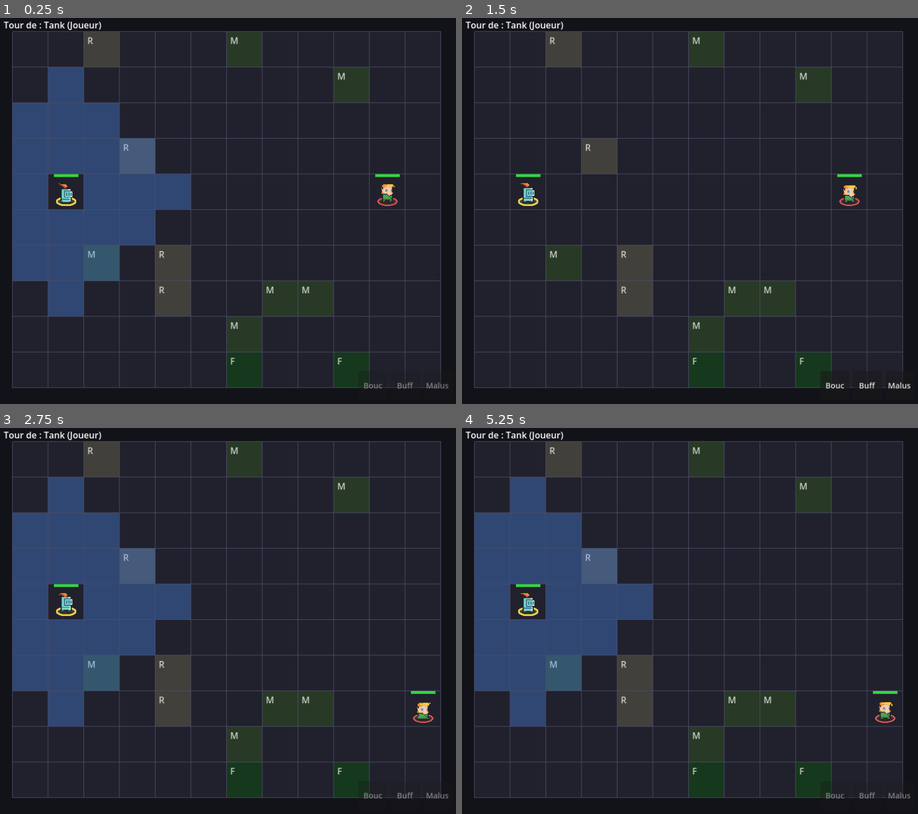
Above: before the commit, frames 1-4 (two rows, left to right).
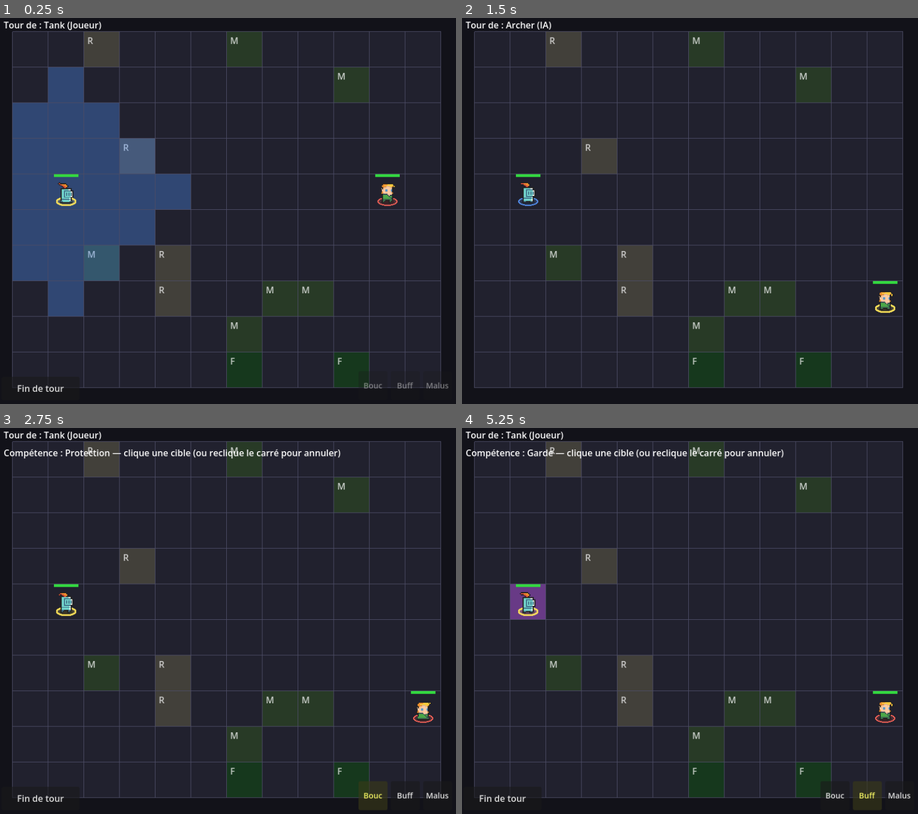
Above: after the commit, the same moments.

Repository: bodji27200-web/mon-jeux-video-
Game: Godot game, scene res://Main.tscn
Two runs of this game, one before a commit and one after it. Both use one fixed random seed, a clock stepped at 60 frames per second and the inputs below. This scene is started directly instead of the project's main scene.
Inputs (mouse positions are in pixels of both pictures, inside the frame that each line leads up to):
- Up to frame 1 (0.25 s): no input
- Up to frame 2 (1.5 s): click (503, 388) at 0.5 s, where only the run after the commit has a clickable "Fin de tour"; tap Enter (ui_accept) at 1.25 s; move the mouse to (790, 191) at 1.27 s; click (790, 191) at 1.42 s
- Up to frame 3 (2.75 s): tap Enter (ui_accept) at 1.52 s; click (373, 794) at 2 s, where only the run after the commit has a clickable "Bouc"
- Up to frame 4 (5.25 s): click (867, 794) at 2.75 s, where only the run after the commit has a clickable "Buff"; click (899, 794) at 3.5 s, where only the run after the commit has a clickable "Malus"; click (835, 794) at 4.25 s, where only the run after the commit has a clickable "Bouc"; click (867, 794) at 5 s, where only the run after the commit has a clickable "Buff"

The runs differ from the first frame. In frame 1, 0.6% of the frame differs, in the area x 2-19%, y 40-97%; in frame 2, 0.7%; in frame 3, 15%; in frame 4, 15%, in the area x 0-99%, y 5-97%.

Commit message:
Confort UI + correctifs IA : fin de tour, cooldowns affichés, stats de fin, terrain au survol, durée des buffs, purification/parade IA

Diff:
--- a/AI.gd
+++ b/AI.gd
@@ -107,6 +107,8 @@
 		var s := -float(e.hp)
 		if float(e.hp) <= est:
 			s += 500.0                    # achevable ce tour-ci
+		if _has_buff(e, "parade"):
+			s -= 180.0                    # cible en parade : la prochaine attaque sera bloquée
 		if e.data.behavior == "heal":
 			s += 60.0                     # tuer le soigneur en priorité
 		elif e.data.behavior == "kite":
@@ -634,8 +636,13 @@
 
 
 static func _removable_count(u: Node) -> int:
+	# Compte les effets négatifs purifiables (aligné sur Unit.purge_debuffs) :
+	# DoT, ralentissement, immobilisation, affaiblissement, vulnérabilité.
 	var n := 0
 	for b in u.buffs:
-		if b.has("dmg_per_turn") or b.has("move_penalty"):
+		if b.has("dmg_per_turn") or b.has("move_penalty") \
+				or b.get("immobilized", false) \
+				or (b.has("dmg_dealt_mult") and float(b.dmg_dealt_mult) < 1.0) \
+				or (b.has("dmg_taken_mult") and float(b.dmg_taken_mult) > 1.0):
 			n += 1
 	return n
--- a/Battle.gd
+++ b/Battle.gd
@@ -5,8 +5,10 @@
 @onready var grid: Node2D = $Grid
 @onready var turn_manager: Node = $TurnManager
 @onready var end_label: Label = $UI/EndLabel
+@onready var stats_label: Label = $UI/StatsLabel
 @onready var replay_button: Button = $UI/RejouerButton
 @onready var skill_hint: Label = $UI/SkillHint
+@onready var terrain_label: Label = $UI/TerrainLabel
 
 const UNIT_SCENE := preload("res://Unit.tscn")
 const SKILL_FX := preload("res://SkillFX.gd")
@@ -30,15 +32,44 @@
 var _finished := false
 var skill_slots: Array = []  # boutons de la barre de compétences
 var selected_skill := -1  # index de la compétence sélectionnée (phase "skill")
+var end_turn_btn: Button  # bouton "Fin de tour" (visible au tour du joueur)
+
+# Statistiques de partie (affichées sur l'écran de fin).
+var _turn_count := 0
+var _max_hit := 0
+var _start_player := 0
+var _start_ai := 0
 
 
 func _ready() -> void:
 	_build_skill_bar()
+	_build_end_turn_button()
 	_generate_terrain()
 	_spawn_units()
+	_start_player = GameData.player_team.size()
+	_start_ai = GameData.ai_team.size()
 	replay_button.pressed.connect(_on_replay)
 	turn_manager.turn_started.connect(_on_turn_started)
 	turn_manager.start()
+
+
+# Bouton "Fin de tour" (en bas à gauche), visible uniquement au tour du joueur.
+func _build_end_turn_button() -> void:
+	end_turn_btn = Button.new()
+	end_turn_btn.text = "Fin de tour"
+	end_turn_btn.custom_minimum_size = Vector2(140, 42)
+	end_turn_btn.size = Vector2(140, 42)
+	end_turn_btn.position = Vector2(12, 704 - 52)
+	end_turn_btn.focus_mode = Control.FOCUS_NONE
+	end_turn_btn.visible = false
+	end_turn_btn.pressed.connect(_on_end_turn_button)
+	$UI.add_child(end_turn_btn)
+
+
+func _on_end_turn_button() -> void:
+	if _finished or active_unit == null or not active_unit.is_player():
+		return
+	_end_turn()
 
 
 # Construit la barre de 3 carrés (UI souris uniquement, pas de raccourci clavier).
@@ -92,6 +123,7 @@
 		if not _check_end():
 			turn_manager.next_turn()
 		return
+	_turn_count += 1
 	if unit.is_player():
 		phase = "move"
 		_show_moves(unit)
@@ -103,6 +135,7 @@
 	var terrain_pen: int = grid.terrain_move_penalty_at(unit.grid_position)
 	var eff_range: int = max(0, unit.move_range() - terrain_pen)
 	grid.move_cells = grid.get_reachable_cells(unit.grid_position, eff_range, _occupied(unit))
+	grid.move_cells.append(unit.grid_position)  # cliquer sa propre case = rester et passer à l'action
 	grid.target_cells = []
 	grid.heal_cells = []
 	grid.skill_cells = []
@@ -133,6 +166,8 @@
 			and phase in ["move", "attack", "skill"]
 	for b in skill_slots:
 		b.visible = show_bar
+	if end_turn_btn:
+		end_turn_btn.visible = show_bar
 	if not show_bar:
 		skill_hint.visible = false
 		return
@@ -141,7 +176,15 @@
 		var b: Button = skill_slots[i]
 		if i < acts.size():
 			var sk: Dictionary = acts[i]
-			b.text = str(SKILL_ICONS.get(sk.type, "Comp"))
+			var icon: String = str(SKILL_ICONS.get(sk.type, "Comp"))
+			# Cooldown restant (ou "Max" pour une invocation au plafond) sous l'icône.
+			var cd: int = active_unit.skill_cds[i] if i < active_unit.skill_cds.size() else 0
+			if cd > 0:
+				b.text = "%s\nCD %d" % [icon, cd]
+			elif not active_unit.skill_ready(i):
+				b.text = "%s\nMax" % icon
+			else:
+				b.text = icon
 			b.tooltip_text = str(sk.name) + "\n" + str(sk.get("desc", ""))
 			var usable: bool = phase in ["attack", "skill"] and active_unit.skill_ready(i)
 			b.disabled = not usable
@@ -203,6 +246,10 @@
 
 
 func _unhandled_input(event: InputEvent) -> void:
+	# Info terrain au survol (indépendant du tour en cours).
+	if event is InputEventMouseMotion:
+		_update_terrain_hint(grid.local_to_cell(grid.to_local(get_global_mouse_position())))
+		return
 	if _finished or active_unit == null or not active_unit.is_player():
 		return
 	if event is InputEventMouseButton and event.pressed and event.button_index == MOUSE_BUTTON_LEFT:
@@ -212,6 +259,26 @@
 			_enter_action_phase()  # passer le déplacement
 		else:
 			_end_turn()
+
+
+# Affiche l'effet du terrain survolé (data-driven), ou cache le label si aucun.
+func _update_terrain_hint(cell: Vector2i) -> void:
+	if _finished:
+		terrain_label.visible = false
+		return
+	var t: Dictionary = grid.terrain_at(cell)
+	if t.is_empty():
+		terrain_label.visible = false
+		return
+	var parts: Array = []
+	if t.has("ranged_dmg_mult"):
+		parts.append("dégâts à distance %d%%" % int((float(t.ranged_dmg_mult) - 1.0) * 100))
+	if t.has("dmg_taken_mult"):
+		parts.append("dégâts subis %d%%" % int((float(t.dmg_taken_mult) - 1.0) * 100))
+	if t.has("move_penalty"):
+		parts.append("-%d déplacement" % int(t.move_penalty))
+	terrain_label.text = "%s : %s" % [str(t.name), ", ".join(parts)]
+	terrain_label.visible = true
 
 
 func _handle_click(cell: Vector2i) -> void:
@@ -266,7 +333,9 @@
 		if tt.has("ranged_dmg_mult") and int(unit.data.attack_range) > 1:
 			dmg *= float(tt.ranged_dmg_mult)
 	dmg *= _difficulty_damage_mult(unit)
-	target.take_damage(int(round(dmg)), is_crit)
+	var final_dmg: int = int(round(dmg))
+	_max_hit = max(_max_hit, final_dmg)
+	target.take_damage(final_dmg, is_crit)
 	if unit.data.has("on_hit") and target.is_alive():
 		target.add_buff(unit.data.on_hit)
 	# Chevalier noir : drain passif (25% des dégâts récupérés en PV)
@@ -340,13 +409,39 @@
 		_finished = true
 		if turn_manager.label:
 			turn_manager.label.text = ""
+		terrain_label.visible = false
 		end_label.text = "VICTOIRE !" if p else "DÉFAITE..."
 		end_label.add_theme_color_override("font_color", Color(0.2, 0.9, 0.3) if p else Color(0.9, 0.2, 0.2))
 		end_label.add_theme_font_size_override("font_size", 64)
 		end_label.visible = true
+		_show_stats()
 		replay_button.visible = true
 		return true
 	return false
+
+
+# Récapitulatif de fin de partie (tours, pertes de chaque camp, plus gros coup).
+func _show_stats() -> void:
+	var enemy_alive := 0
+	var ally_alive := 0
+	for u in turn_manager.units:
+		if u.is_alive():
+			if u.is_player():
+				ally_alive += 1
+			else:
+				enemy_alive += 1
+	var enemy_total := 0
+	var ally_total := 0
+	for u in turn_manager.units:
+		if u.is_player():
+			ally_total += 1
+		else:
+			enemy_total += 1
+	stats_label.text = "Tours joués : %d\nEnnemis vaincus : %d / %d\nAlliés perdus : %d / %d\nCoup le plus fort : %d" % [
+		_turn_count, enemy_total - enemy_alive, enemy_total,
+		ally_total - ally_alive, ally_total, _max_hit]
+	stats_label.add_theme_font_size_override("font_size", 22)
+	stats_label.visible = true
 
 
 # --- Compétences actives ---
--- a/Main.tscn
+++ b/Main.tscn
@@ -31,15 +31,35 @@
 offset_bottom = 64.0
 visible = false
 
+[node name="TerrainLabel" type="Label" parent="UI"]
+offset_left = 16.0
+offset_top = 64.0
+offset_right = 600.0
+offset_bottom = 88.0
+visible = false
+
 [node name="EndLabel" type="Label" parent="UI"]
 anchor_left = 0.5
 anchor_top = 0.5
 anchor_right = 0.5
 anchor_bottom = 0.5
 offset_left = -250.0
-offset_top = -60.0
+offset_top = -150.0
 offset_right = 250.0
-offset_bottom = 60.0
+offset_bottom = -50.0
+horizontal_alignment = 1
+vertical_alignment = 1
+visible = false
+
+[node name="StatsLabel" type="Label" parent="UI"]
+anchor_left = 0.5
+anchor_top = 0.5
+anchor_right = 0.5
+anchor_bottom = 0.5
+offset_left = -250.0
+offset_top = -40.0
+offset_right = 250.0
+offset_bottom = 90.0
 horizontal_alignment = 1
 vertical_alignment = 1
 visible = false
@@ -50,8 +70,8 @@
 anchor_right = 0.5
 anchor_bottom = 0.5
 offset_left = -90.0
-offset_top = 40.0
+offset_top = 110.0
 offset_right = 90.0
-offset_bottom = 82.0
+offset_bottom = 152.0
 text = "Rejouer"
 visible = false
--- a/Unit.gd
+++ b/Unit.gd
@@ -370,8 +370,15 @@
 			c = Color(0.95, 0.45, 0.20)
 		elif b.get("block_next", false):
 			c = Color(0.45, 0.85, 1.00)
-		draw_circle(Vector2(bx + 4.0, RADIUS + 12.0), 4.0, c)
-		bx += 11.0
+		var dot_pos := Vector2(bx + 4.0, RADIUS + 12.0)
+		draw_circle(dot_pos, 5.0, c)
+		# Durée restante de l'effet, au centre de la pastille.
+		var dur := int(b.get("duration", 0))
+		if dur > 0:
+			var dfont := ThemeDB.fallback_font
+			draw_string(dfont, dot_pos + Vector2(-3.0, 3.5), str(dur),
+					HORIZONTAL_ALIGNMENT_LEFT, -1, 9, Color(0, 0, 0, 0.9))
+		bx += 13.0
 
 
 # Dessine le sprite du personnage (frame idle courante), mis à l'échelle pour
Not shown, changed: CLAUDE.md
